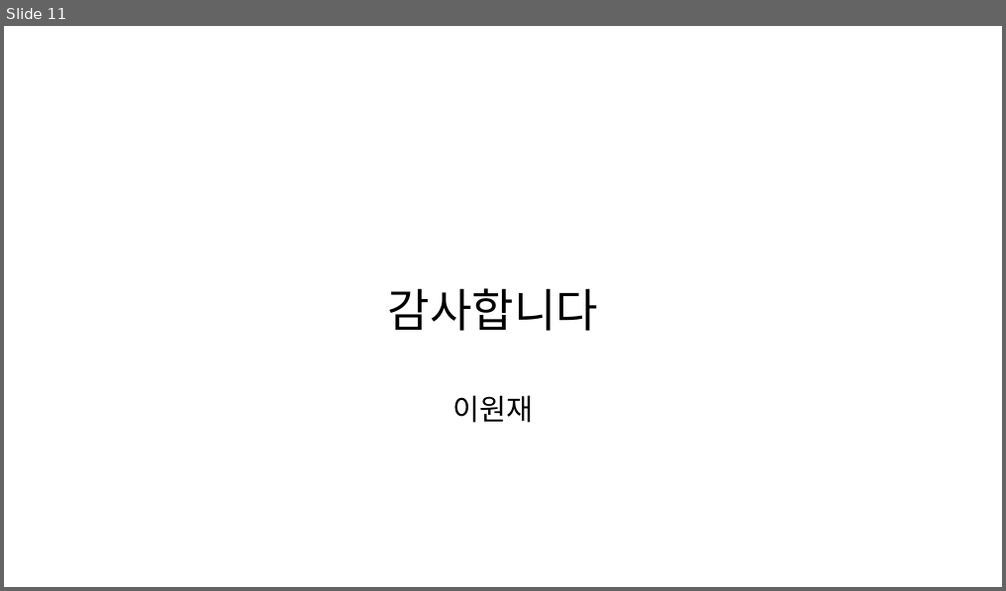
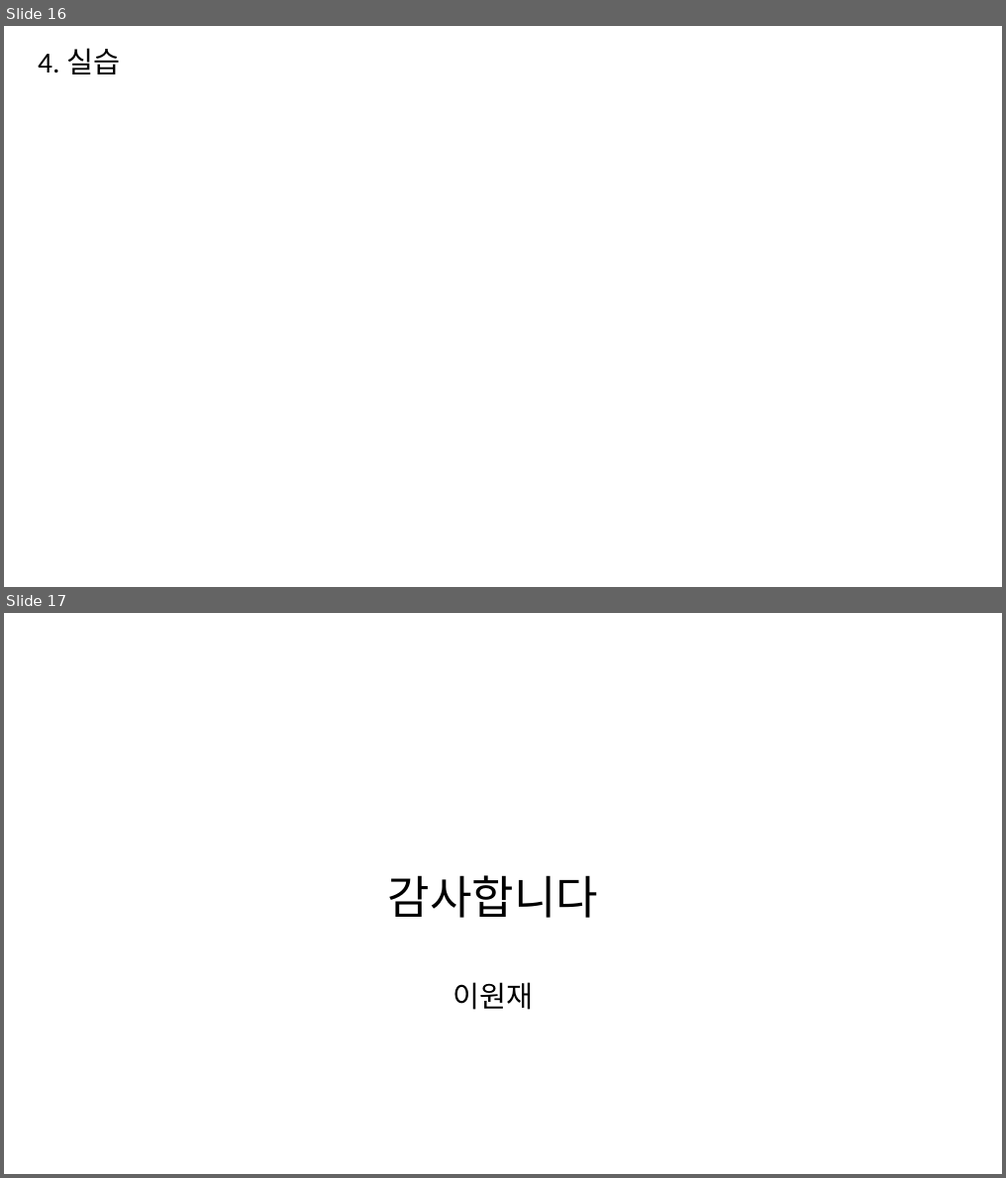
Before and after one commit to wonjaeL/how-to-use-git, a slide deck: ppt.pptx. Shown one above the other, each under a label of ours: slide 11 before the commit, slides 16 and 17 after it. The pictures are 1006x591 and 1006x1178 pixels, drawn with LibreOffice and Linux fonts; fonts in the diff are those of the drawing. Boxes give left, top, right and bottom in pixels: in the first picture for what was removed or moved away, otherwise in the second. Text is boxed around its words. In the diff, an @@ line names an element or a change of style, - is before the commit and + after.

```diff
--- a/ppt.pptx
+++ b/ppt.pptx
@@ slide 16 added at (4,26,1002,587), background #FFFFFF @@
@@ text added at (38,48,120,75), 28 pt, text #000000 @@
+4. 실습
@@ what was slide 11 is now slide 17 @@
```
Also in this commit, not shown: 7 slides changed, 8 other slides added, 3 slides removed.
